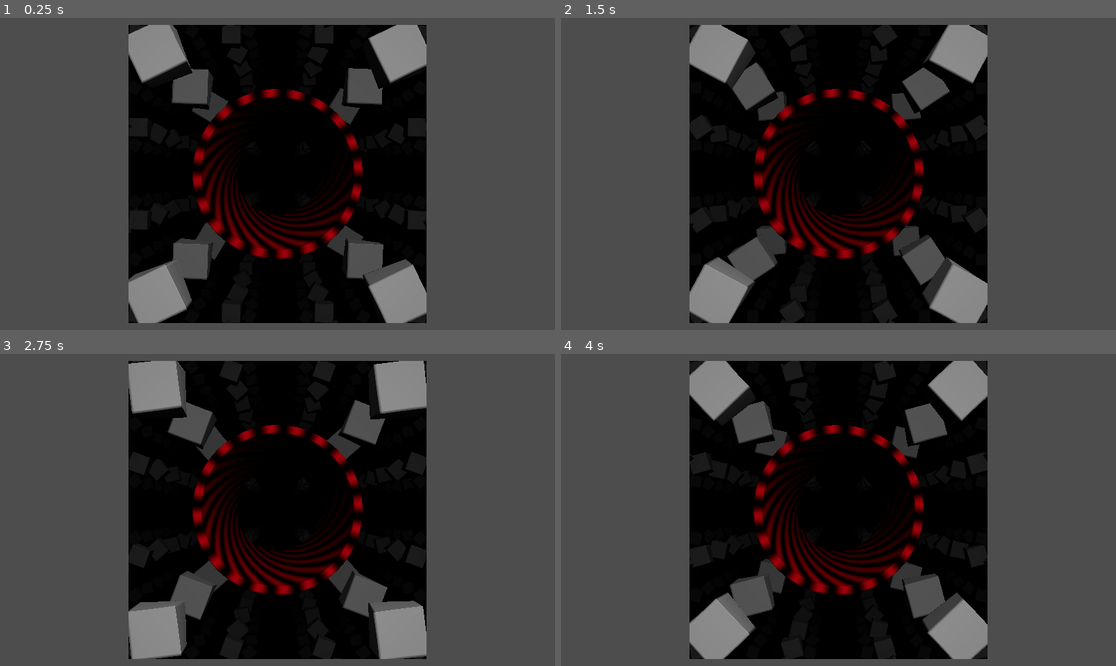
Above: before the commit, frames 1-4 (two rows, left to right).
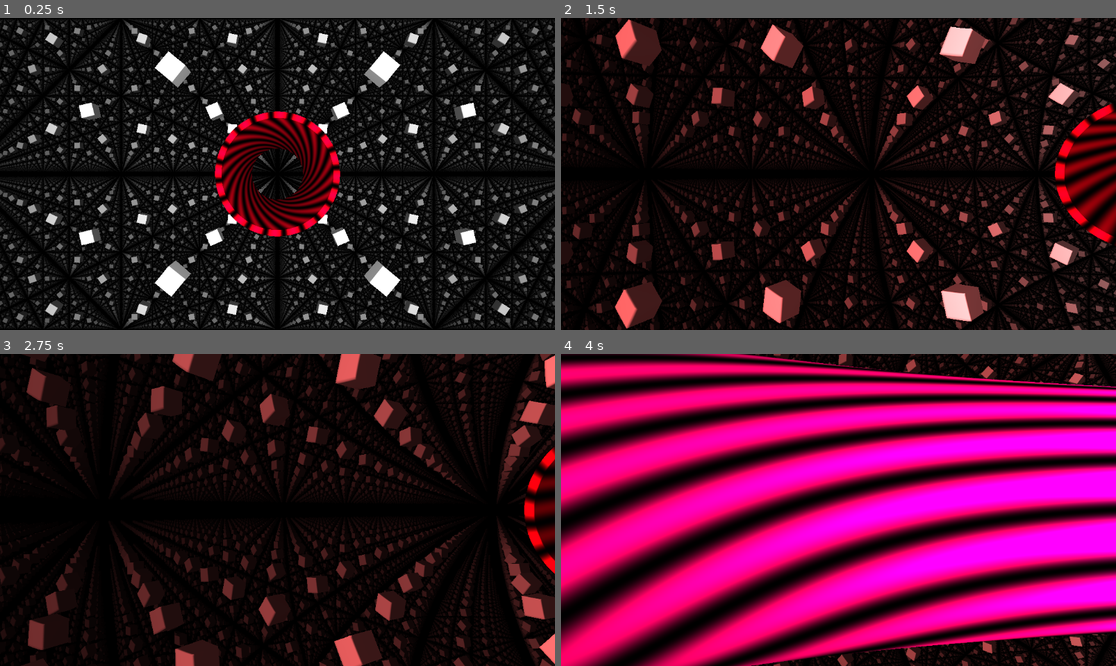
Above: after the commit, the same moments.

Repository: liggxibbler/godot_relativity
Game: Godot game, scene res://first.tscn
The game is run twice, just before and just after one commit, with the same random seed, the same clock (stepped at 60 frames per second) and the same inputs.
Inputs:
- Up to frame 1 (0.25 s): no input
- Up to frame 2 (1.5 s): hold D (BoostRight, bound only after the commit) 0.53-1.28 s; hold S (BoostBack, bound only after the commit) from 1.28 s (still down)
- Up to frame 3 (2.75 s): release S (BoostBack, bound only after the commit) at 2.03 s; hold D (BoostRight, bound only after the commit) from 2.03 s (still down)
- Up to frame 4 (4 s): release D (BoostRight, bound only after the commit) at 2.78 s; hold W (BoostForward, bound only after the commit) 2.78-3.53 s; hold A (BoostLeft, bound only after the commit) from 3.53 s (still down)

The runs differ from the first frame. In frame 1, 71% of the frame differs, in the area x 0-100%, y 0-100%; in frame 2, 71%; in frame 3, 71%; in frame 4, 94%.

Commit message:
Modified simulation script so it extends the camera and added UI rect so the entire screen is used.
Also added braking logic.
Setting shader params and updating simulation should be moved to separate scripts.

Diff:
--- a/Shaders/relativity.gdshader
+++ b/Shaders/relativity.gdshader
@@ -1,16 +1,20 @@
-shader_type spatial;
+shader_type canvas_item;
 render_mode unshaded;
 
 #include "res://Shaders/raymarch.gdshaderinc"
 
 void fragment()
 {
-	ALBEDO = fragment2(UV);
-	ALPHA = 1.0f;
+	COLOR = vec4(fragment2(UV), 1.0);
+	//ALBEDO = fragment2(UV);
+	//ALPHA = 1.0f;
+	//COLOR = vec4(UV,0.0,1.0);
 }
 
 void vertex()
 {
-	VERTEX = vec3(VERTEX.x, VERTEX.y, 0.0f);
-    UV = (VERTEX.xy + vec2(1.0f)) * .5f * iResolution.xy;
+	//VERTEX = vec3(VERTEX.x, VERTEX.y, 0.0f);
+    UV = (VERTEX.xy - .5 * iResolution.xy) / iResolution.xy;
+	UV.x *= iResolution.x/iResolution.y;
+	UV.y = -UV.y;
 }
--- a/first.tscn
+++ b/first.tscn
@@ -1,10 +1,9 @@
-[gd_scene load_steps=5 format=3 uid="uid://db6jn55m60rc0"]
+[gd_scene load_steps=4 format=3 uid="uid://db6jn55m60rc0"]
 
 [ext_resource type="Shader" path="res://Shaders/relativity.gdshader" id="1_dylw1"]
 [ext_resource type="Script" path="res://relativity.gd" id="2_su37p"]
 
-[sub_resource type="ShaderMaterial" id="ShaderMaterial_nhheq"]
-render_priority = 0
+[sub_resource type="ShaderMaterial" id="ShaderMaterial_7y63f"]
 shader = ExtResource("1_dylw1")
 shader_parameter/transformMatrix = null
 shader_parameter/fourvel = null
@@ -16,15 +15,17 @@
 shader_parameter/orientation = null
 shader_parameter/iResolution = null
 
-[sub_resource type="QuadMesh" id="QuadMesh_gofnk"]
-material = SubResource("ShaderMaterial_nhheq")
-
 [node name="Node3D" type="Node3D"]
 
-[node name="MeshInstance3D" type="MeshInstance3D" parent="."]
-gi_mode = 0
-mesh = SubResource("QuadMesh_gofnk")
+[node name="Camera2D" type="Camera2D" parent="."]
 script = ExtResource("2_su37p")
 
-[node name="Camera3D" type="Camera3D" parent="."]
-transform = Transform3D(1, 0, 0, 0, 1, 0, 0, 0, 1, 0, 0, 0.68312)
+[node name="CanvasLayer" type="CanvasLayer" parent="Camera2D"]
+
+[node name="ColorRect" type="ColorRect" parent="Camera2D/CanvasLayer"]
+material = SubResource("ShaderMaterial_7y63f")
+anchors_preset = 15
+anchor_right = 1.0
+anchor_bottom = 1.0
+grow_horizontal = 2
+grow_vertical = 2
--- a/project.godot
+++ b/project.godot
@@ -20,6 +20,7 @@
 SlowDown={
 "deadzone": 0.5,
 "events": [Object(InputEventJoypadButton,"resource_local_to_scene":false,"resource_name":"","device":-1,"button_index":0,"pressure":0.0,"pressed":true,"script":null)
+, Object(InputEventKey,"resource_local_to_scene":false,"resource_name":"","device":-1,"window_id":0,"alt_pressed":false,"shift_pressed":false,"ctrl_pressed":false,"meta_pressed":false,"pressed":false,"keycode":0,"physical_keycode":32,"key_label":0,"unicode":32,"location":0,"echo":false,"script":null)
 ]
 }
 LookRight={
@@ -45,40 +46,55 @@
 BoostForward={
 "deadzone": 0.5,
 "events": [Object(InputEventJoypadMotion,"resource_local_to_scene":false,"resource_name":"","device":-1,"axis":1,"axis_value":-1.0,"script":null)
+, Object(InputEventKey,"resource_local_to_scene":false,"resource_name":"","device":-1,"window_id":0,"alt_pressed":false,"shift_pressed":false,"ctrl_pressed":false,"meta_pressed":false,"pressed":false,"keycode":0,"physical_keycode":87,"key_label":0,"unicode":119,"location":0,"echo":false,"script":null)
 ]
 }
 BoostBack={
 "deadzone": 0.5,
 "events": [Object(InputEventJoypadMotion,"resource_local_to_scene":false,"resource_name":"","device":-1,"axis":1,"axis_value":1.0,"script":null)
+, Object(InputEventKey,"resource_local_to_scene":false,"resource_name":"","device":-1,"window_id":0,"alt_pressed":false,"shift_pressed":false,"ctrl_pressed":false,"meta_pressed":false,"pressed":false,"keycode":0,"physical_keycode":83,"key_label":0,"unicode":115,"location":0,"echo":false,"script":null)
 ]
 }
 BoostLeft={
 "deadzone": 0.5,
 "events": [Object(InputEventJoypadMotion,"resource_local_to_scene":false,"resource_name":"","device":-1,"axis":0,"axis_value":-1.0,"script":null)
+, Object(InputEventKey,"resource_local_to_scene":false,"resource_name":"","device":-1,"window_id":0,"alt_pressed":false,"shift_pressed":false,"ctrl_pressed":false,"meta_pressed":false,"pressed":false,"keycode":0,"physical_keycode":65,"key_label":0,"unicode":97,"location":0,"echo":false,"script":null)
 ]
 }
 BoostRight={
 "deadzone": 0.5,
 "events": [Object(InputEventJoypadMotion,"resource_local_to_scene":false,"resource_name":"","device":-1,"axis":0,"axis_value":1.0,"script":null)
+, Object(InputEventKey,"resource_local_to_scene":false,"resource_name":"","device":-1,"window_id":0,"alt_pressed":false,"shift_pressed":false,"ctrl_pressed":false,"meta_pressed":false,"pressed":false,"keycode":0,"physical_keycode":68,"key_label":0,"unicode":100,"location":0,"echo":false,"script":null)
 ]
 }
 BoostUp={
 "deadzone": 0.5,
 "events": [Object(InputEventJoypadMotion,"resource_local_to_scene":false,"resource_name":"","device":-1,"axis":5,"axis_value":1.0,"script":null)
+, Object(InputEventKey,"resource_local_to_scene":false,"resource_name":"","device":-1,"window_id":0,"alt_pressed":false,"shift_pressed":false,"ctrl_pressed":false,"meta_pressed":false,"pressed":false,"keycode":0,"physical_keycode":69,"key_label":0,"unicode":101,"location":0,"echo":false,"script":null)
+, Object(InputEventMouseButton,"resource_local_to_scene":false,"resource_name":"","device":-1,"window_id":0,"alt_pressed":false,"shift_pressed":false,"ctrl_pressed":false,"meta_pressed":false,"button_mask":1,"position":Vector2(129, 21),"global_position":Vector2(138, 67),"factor":1.0,"button_index":1,"canceled":false,"pressed":true,"double_click":false,"script":null)
 ]
 }
 BoostDown={
 "deadzone": 0.5,
 "events": [Object(InputEventJoypadMotion,"resource_local_to_scene":false,"resource_name":"","device":-1,"axis":4,"axis_value":1.0,"script":null)
+, Object(InputEventKey,"resource_local_to_scene":false,"resource_name":"","device":-1,"window_id":0,"alt_pressed":false,"shift_pressed":false,"ctrl_pressed":false,"meta_pressed":false,"pressed":false,"keycode":0,"physical_keycode":81,"key_label":0,"unicode":113,"location":0,"echo":false,"script":null)
+, Object(InputEventMouseButton,"resource_local_to_scene":false,"resource_name":"","device":-1,"window_id":0,"alt_pressed":false,"shift_pressed":false,"ctrl_pressed":false,"meta_pressed":false,"button_mask":2,"position":Vector2(148, 6),"global_position":Vector2(157, 52),"factor":1.0,"button_index":2,"canceled":false,"pressed":true,"double_click":false,"script":null)
 ]
 }
 DutchRight={
 "deadzone": 0.5,
 "events": [Object(InputEventJoypadButton,"resource_local_to_scene":false,"resource_name":"","device":-1,"button_index":10,"pressure":0.0,"pressed":true,"script":null)
+, Object(InputEventKey,"resource_local_to_scene":false,"resource_name":"","device":-1,"window_id":0,"alt_pressed":false,"shift_pressed":false,"ctrl_pressed":false,"meta_pressed":false,"pressed":false,"keycode":0,"physical_keycode":69,"key_label":0,"unicode":101,"location":0,"echo":false,"script":null)
 ]
 }
 DutchLeft={
 "deadzone": 0.5,
 "events": [Object(InputEventJoypadButton,"resource_local_to_scene":false,"resource_name":"","device":-1,"button_index":9,"pressure":0.0,"pressed":true,"script":null)
+, Object(InputEventKey,"resource_local_to_scene":false,"resource_name":"","device":-1,"window_id":0,"alt_pressed":false,"shift_pressed":false,"ctrl_pressed":false,"meta_pressed":false,"pressed":false,"keycode":0,"physical_keycode":81,"key_label":0,"unicode":113,"location":0,"echo":false,"script":null)
 ]
 }
+InstantBrake={
+"deadzone": 0.5,
+"events": [Object(InputEventJoypadButton,"resource_local_to_scene":false,"resource_name":"","device":-1,"button_index":2,"pressure":0.0,"pressed":true,"script":null)
+]
+}
--- a/relativity.gd
+++ b/relativity.gd
@@ -1,6 +1,6 @@
-extends MeshInstance3D
+extends Camera2D
 
-var material
+var surface_material
 
 var orientation = Vector3(0.0, 0.0, 0.0)
 var uposition = Vector4.ZERO
@@ -12,7 +12,7 @@
 var viewUp = Vector3(0,1,0)
 var viewRight = Vector3(0,0,1)
 
-var maxBoostSize = .5
+var maxBoostSize = 1.5
 
 var lookSpeed = 1.0
 
@@ -32,7 +32,7 @@
 
 # Called when the node enters the scene tree for the first time.
 func _ready() -> void:
-	material = get_active_material(0)
+	surface_material = $CanvasLayer/ColorRect.get_material()
 
 	shader_transformMatrix = StringName("transformMatrix")
 	shader_fourvel = StringName("fourvel")
@@ -45,10 +45,7 @@
 	shader_viewUp = StringName("viewUp")
 	shader_viewRight = StringName("viewRight")
 
-
-	#var resolution = Vector3(get_viewport().size.x, get_viewport().size.y, 1.0)
-	var resolution = Vector3(1920, 1920, 1.0)
-	material.set_shader_parameter(shader_iResolution, resolution)
+	update_resolution()
 
 func gamma_operator(beta) -> float:
 		return pow(1 - beta * beta, -.5)
@@ -77,18 +74,24 @@
 	uposition += fourvel * dt
 
 func update_shader_values() -> void:
-	material.set_shader_parameter(shader_position, uposition)
-	material.set_shader_parameter(shader_fourvel, fourvel)
-	material.set_shader_parameter(shader_orientation, orientation)
-	material.set_shader_parameter(shader_boost, boost)
-	material.set_shader_parameter(shader_transformMatrix, transform_matrix)
-	material.set_shader_parameter(shader_view2d, view2d)
-	material.set_shader_parameter(shader_viewForward, viewForward)
-	material.set_shader_parameter(shader_viewUp, viewUp)
-	material.set_shader_parameter(shader_viewRight, viewRight)
+	surface_material.set_shader_parameter(shader_position, uposition)
+	surface_material.set_shader_parameter(shader_fourvel, fourvel)
+	surface_material.set_shader_parameter(shader_orientation, orientation)
+	surface_material.set_shader_parameter(shader_boost, boost)
+	surface_material.set_shader_parameter(shader_transformMatrix, transform_matrix)
+	surface_material.set_shader_parameter(shader_view2d, view2d)
+	surface_material.set_shader_parameter(shader_viewForward, viewForward)
+	surface_material.set_shader_parameter(shader_viewUp, viewUp)
+	surface_material.set_shader_parameter(shader_viewRight, viewRight)
 
 # Called every frame. 'delta' is the elapsed time since the previous frame.
 func _process(delta: float) -> void:
+
+	update_resolution()
+
+	if is_instant_braking:
+		instant_brake(delta)
+
 	var c = cos(.1*delta)
 	var s = sin(.1*delta)
 	orientation = Vector3(c*orientation.x-s*orientation.y,
@@ -108,6 +111,9 @@
 	var boostUpDown = Input.get_axis("BoostDown", "BoostUp")
 	var boostVector = boostBackForward * viewForward + boostLeftRight * viewRight +	boostUpDown * viewUp
 	boostVector *= maxBoostSize
+
+	if Input.is_action_just_pressed("InstantBrake"):
+		instant_brake(delta_scaled);
 
 	handle_physics(
 		delta_scaled,
@@ -151,3 +157,37 @@
 		Vector2.ZERO
 	)
 	return T * vec
+
+var is_instant_braking = false
+var instant_brake_duration = 2.0
+var instant_brake_timer = -1.0
+var starting_matrix : Projection
+var starting_fourvel : Vector4
+
+func instant_brake(delta_time : float):
+	if not is_instant_braking:
+		is_instant_braking = true
+		instant_brake_timer = instant_brake_duration
+		starting_matrix = transform_matrix
+		starting_fourvel = fourvel
+	if is_instant_braking:
+		instant_brake_timer -= delta_time
+		if instant_brake_timer < 0:
+			instant_brake_timer = 0.0
+			is_instant_braking = false
+		var alpha = 1 - instant_brake_timer / instant_brake_duration
+		var x = starting_matrix.x
+		var y = starting_matrix.y
+		var z = starting_matrix.z
+		var w = starting_matrix.w
+		#print ("braking", alpha, x, y, z, w)
+		x=x.lerp(Vector4(1.0,0.0,0.0,0.0), alpha)
+		y=y.lerp(Vector4(0.0,1.0,0.0,0.0), alpha)
+		z=z.lerp(Vector4(0.0,0.0,1.0,0.0), alpha)
+		w=w.lerp(Vector4(0.0,0.0,0.0,1.0), alpha)
+		transform_matrix = Projection(x,y,z,w)
+		fourvel = starting_fourvel.lerp(Vector4(0,0,0,1), alpha)
+
+func update_resolution():
+	var resolution = Vector3(get_viewport().size.x, get_viewport().size.y, 1.0)
+	surface_material.set_shader_parameter(shader_iResolution, resolution)
Not shown, changed: Shaders/raymarch.gdshaderinc
